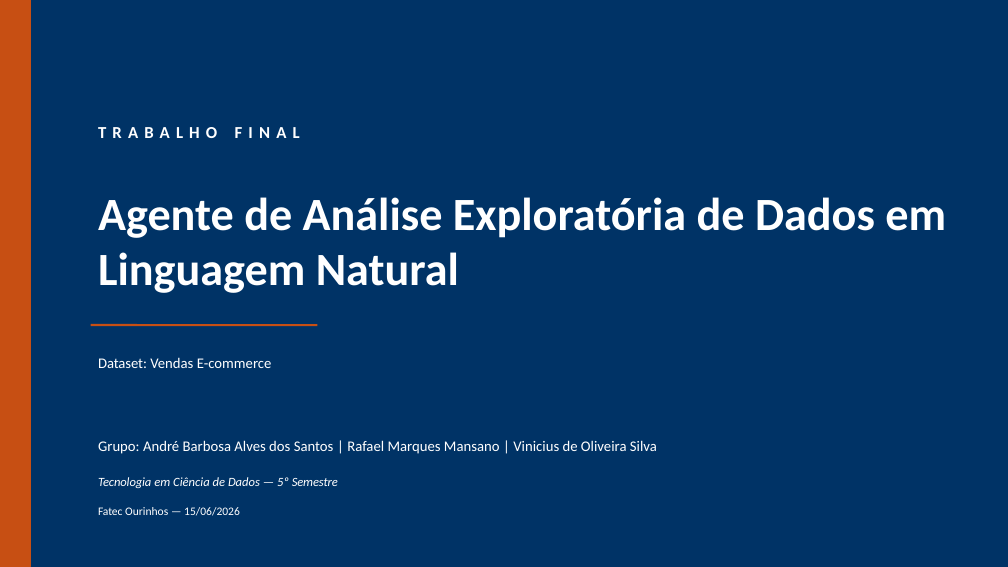
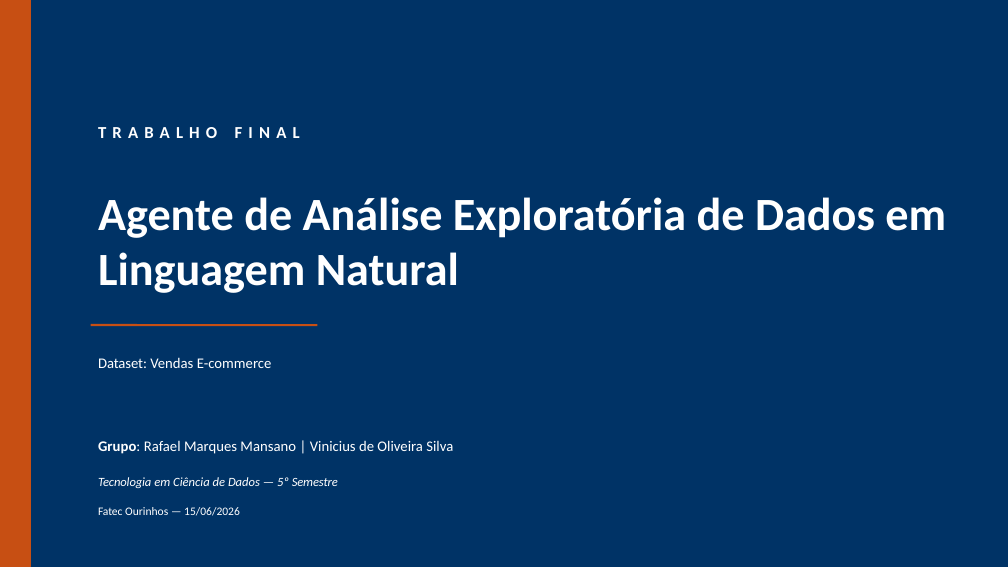
Before and after one commit to rmansano/projeto_agente_eda, a slide deck: slide 1 of docs/Apresentação.pptx. Drawn at 1008x567 pixels with LibreOffice and Linux fonts; fonts in the diff are those of the drawing. Boxes give left, top, right and bottom in pixels: in the first picture for what was removed or moved away, otherwise in the second. Text is boxed around its words. In the diff, an @@ line names an element or a change of style, - is before the commit and + after.

```diff
--- a/docs/Apresentação.pptx
+++ b/docs/Apresentação.pptx
@@ text at (98,440,453,454): text changed @@
-Grupo: André Barbosa Alves dos Santos | Rafael Marques Mansano | Vinicius de Oliveira Silva
+Grupo: Rafael Marques Mansano | Vinicius de Oliveira Silva
```
Also in this commit, not shown: 4 other slides changed, 2 slides added, 9 other files.
